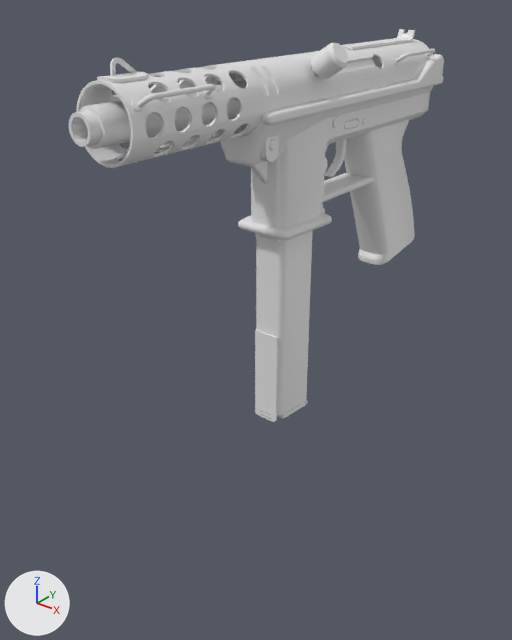
Renders of the Blender file InnerCity/TEC9/work/tec9Prep.blend from each side of a commit.
Camera for both pictures: a camera (50 mm lens) standing at (4.48, -4.8, 1.27) and looking at (-0.29, 1.16, -2.43). Every picture has the same lights, and +X, +Y and +Z are marked at lower left. Materials are left out; every surface is plain grey.

In view in the first picture: 'mag30', 'tec9'.
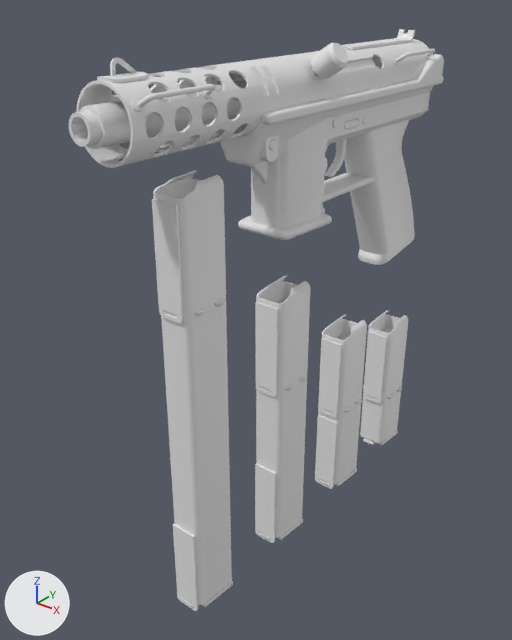
Patch to the scene script:
```diff
--- a/InnerCity/TEC9/work/tec9Prep.blend.py
+++ b/InnerCity/TEC9/work/tec9Prep.blend.py
@@ ob_mag30 @@
 ob_mag30 = bpy.data.objects.new('mag30', me_cylinder_002)
-ob_mag30.location = (0.0, 0.0, 0.0)
+ob_mag30.location = (0.0, 0.0, -1.93)
@@ ob_mag20 @@
 ob_mag20 = bpy.data.objects.new('mag20', me_cylinder_004)
-ob_mag20.location = (0.0, 0.0, 0.0)
-ob_mag20.hide_set(True)
+ob_mag20.location = (0.0, 1.42, -2.97)
@@ ob_mag50 @@
 ob_mag50 = bpy.data.objects.new('mag50', me_cylinder_005)
-ob_mag50.location = (0.0, 0.0, 0.0)
-ob_mag50.hide_set(True)
+ob_mag50.location = (0.0, -1.5, -0.38)
@@ ob_mag10 @@
 ob_mag10 = bpy.data.objects.new('mag10', me_cylinder_001)
-ob_mag10.location = (0.0, 0.0, 0.0)
-ob_mag10.hide_set(True)
+ob_mag10.location = (0.0, 2.7, -3.37)
```

Where the change shows, as pixel boxes (x1, y1, x2, y2) in the pictures (512 x 640 px):
'mag50', shown: after (152, 170, 233, 611)
'mag30', moved: before (255, 230, 313, 422); after (255, 275, 310, 543)
'mag20', shown: after (315, 314, 367, 489)
'mag10', shown: after (360, 310, 408, 445)
